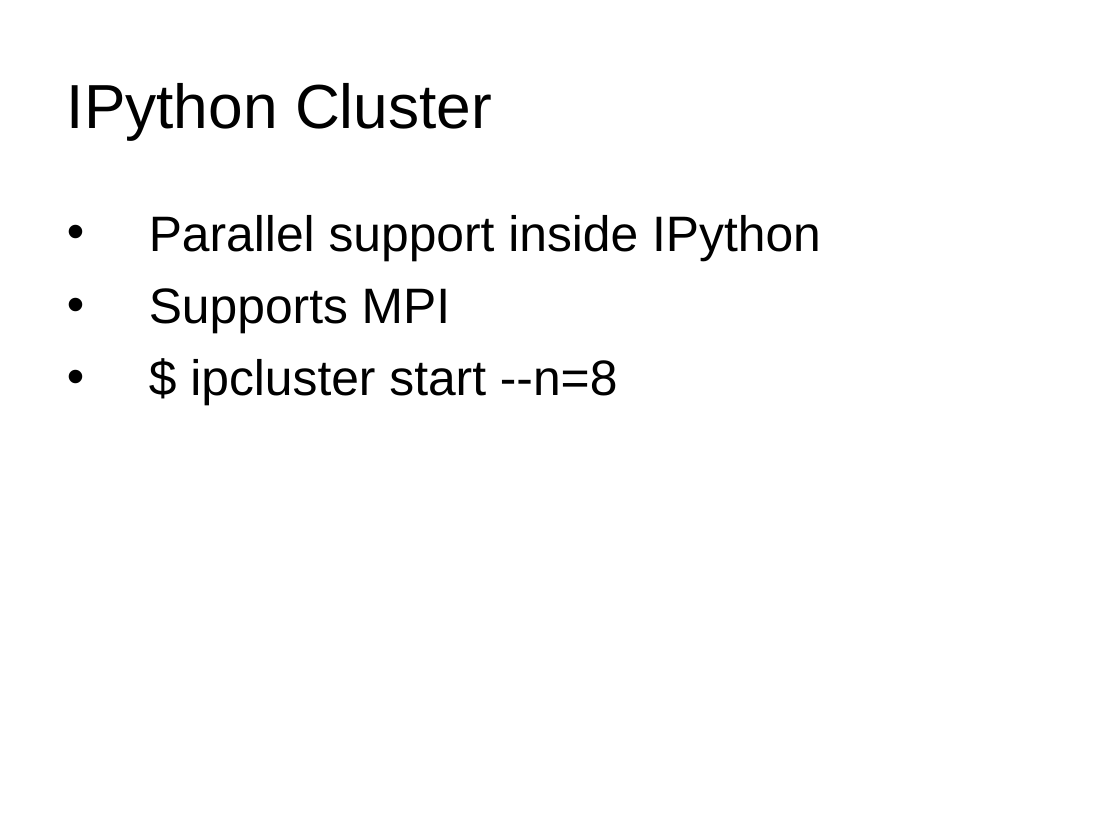
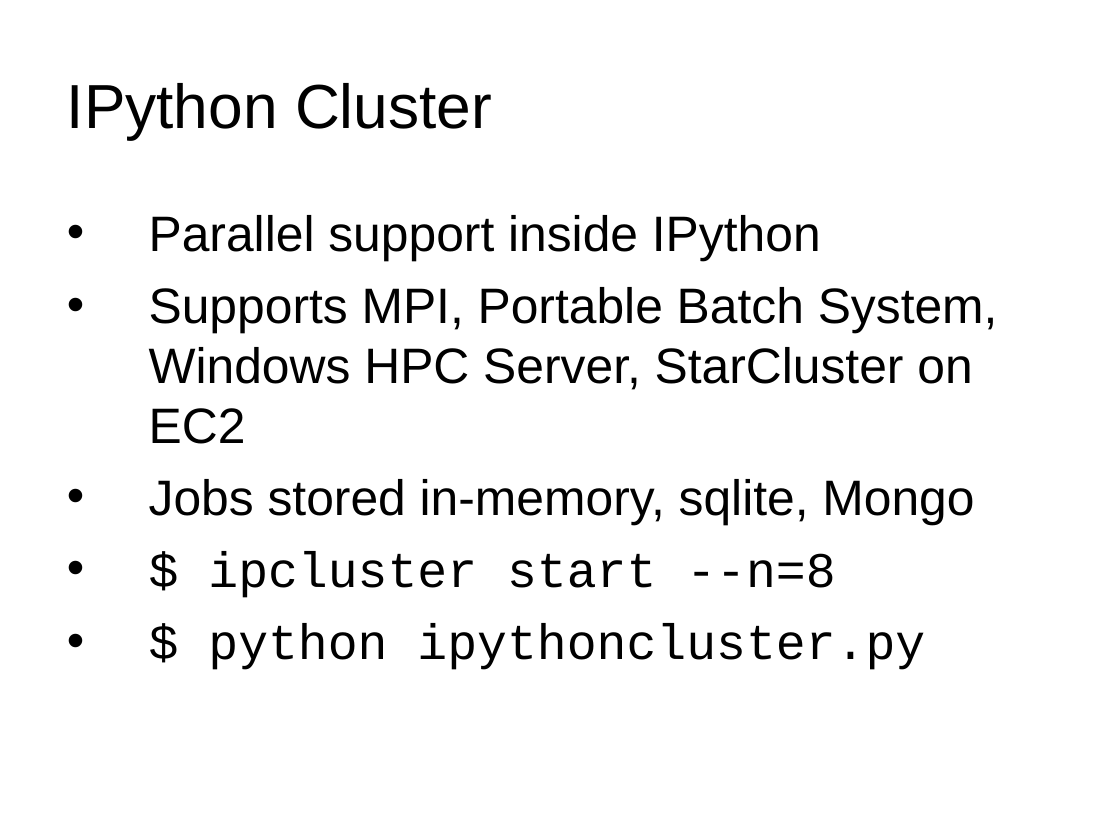
Before and after one commit to ianozsvald/ParallelPython_EuroSciPy2012, a slide deck: slide 29 of ParallelPython_EuroSciPy2012.ppt (slide 28 before the commit). Drawn at 1120x840 pixels with LibreOffice and Linux fonts; fonts in the diff are those of the drawing; background and template pictures are left out. Boxes give left, top, right and bottom in pixels: in the first picture for what was removed or moved away, otherwise in the second. Text is boxed around its words. In the diff, an @@ line names an element or a change of style, - is before the commit and + after.

```diff
--- a/ParallelPython_EuroSciPy2012.ppt
+++ b/ParallelPython_EuroSciPy2012.ppt
@@ text at (149,287,998,525): text changed @@
-• Supports MPI
+• Supports MPI, Portable Batch System, Windows HPC Server, StarCluster on EC2
+• Jobs stored in-memory, sqlite, Mongo
@@ text at (208,551,835,598): font Arial to Courier New in "$ ipcluster start --n=8" @@
@@ text at (208,623,925,670): paragraph added @@
+• $ python ipythoncluster.py
```
Also in this commit, not shown: 8 other slides changed, 1 slide added.
